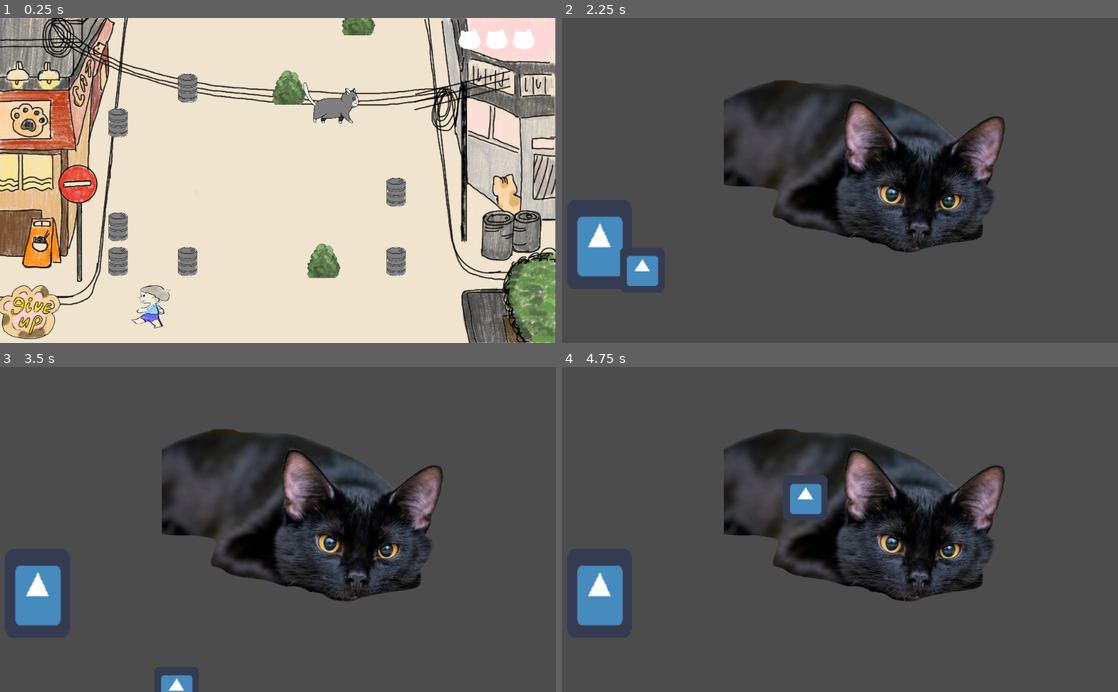
Above: before the commit, frames 1-4 (two rows, left to right).
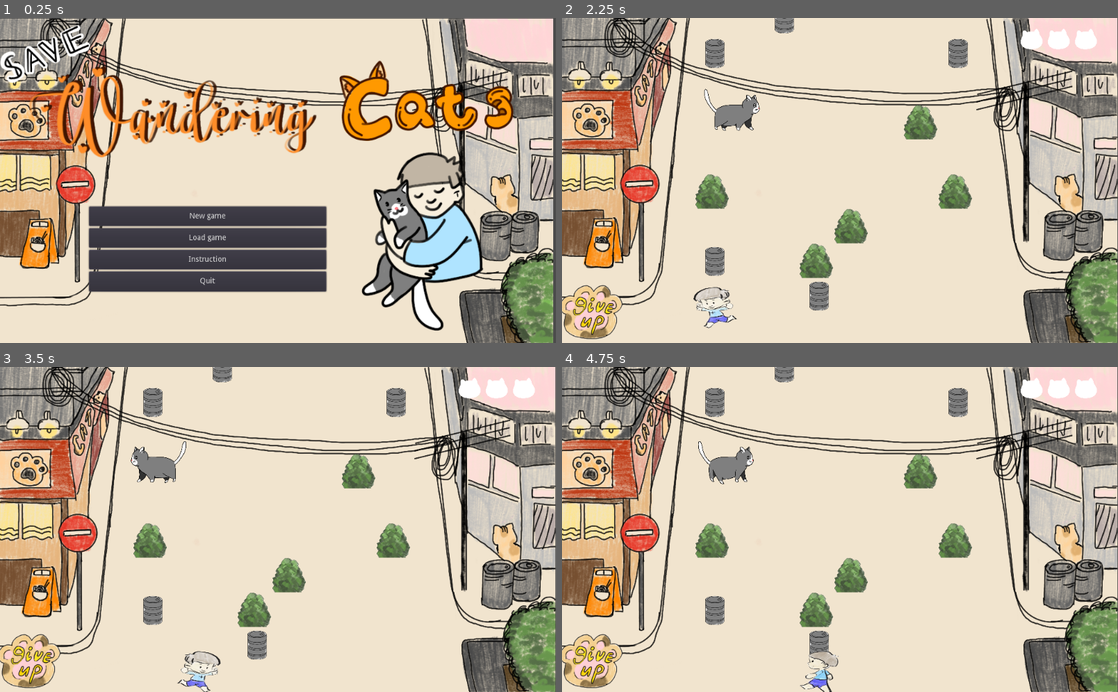
Above: after the commit, the same moments.

Repository: Baidadan67/Save-Wandering-Cats-Meow
Game: Godot game, scene res://Scene/Title/TitleRoom.tscn
The game is run twice, just before and just after one commit, with the same random seed, the same clock (stepped at 60 frames per second) and the same inputs. Before the commit the project starts from res://Scene/Outside/OutsideRoom.tscn. The engine's default icon, where the game draws it, is replaced by a stand-in: a white triangle on a blue panel in a dark square.
Inputs (mouse positions are in pixels of both pictures, inside the frame that each line leads up to):
- Up to frame 1 (0.25 s): no input
- Up to frame 2 (2.25 s): click (767, 216) at 0.5 s, where only the run after the commit has a clickable "New game"; tap Enter (ui_accept) at 1.25, 1.52 s; move the mouse to (589, 313) at 1.27 s; hold Right (ui_right) 1.28-2.03 s; hold Space (ui_select) 1.28-2.03 s; click (589, 313) at 1.42 s; move the mouse to (728, 196) at 2.02 s; hold Down (ui_down) from 2.03 s (still down); tap Space (ui_select) at 2.1 s
- Up to frame 3 (3.5 s): tap Enter (ui_accept) at 2.27 s; move the mouse to (333, 458) at 2.77 s; release Down (ui_down) at 2.78 s; hold Right (ui_right) from 2.78 s (still down); hold Space (ui_select) from 2.78 s (still down)
- Up to frame 4 (4.75 s): move the mouse to (812, 594) at 3.52 s; release Right (ui_right) at 3.53 s; release Space (ui_select) at 3.53 s; hold Up (ui_up) 3.53-4.28 s; tap Space (ui_select) at 3.6 s; click (812, 594) at 3.67 s; tap Enter (ui_accept) at 3.77, 4.52 s; move the mouse to (1006, 578) at 4.27 s; hold Left (ui_left) from 4.28 s (still down); hold Space (ui_select) from 4.28 s (still down)

The runs differ from the first frame. In frame 1, 43% of the frame differs, in the area x 0-100%, y 0-100%; in frame 2, 96%; in frame 3, 96%; in frame 4, 96%.

Commit message:
Set title to main

Diff:
--- a/project/Scene/Inside/scripts/door.gd
+++ b/project/Scene/Inside/scripts/door.gd
@@ -18,4 +18,4 @@
 func _process(delta):
 	if change_scene == true:
 		if Input.is_action_just_pressed("ui_select"):
-			get_tree().change_scene("res://Scene/Inside/outside_test.tscn")
+			get_tree().change_scene("res://Scene/Outside/OutsideRoom.tscn")
--- a/project/Scene/Outside/CatOutdoor.tscn
+++ b/project/Scene/Outside/CatOutdoor.tscn
@@ -46,7 +46,7 @@
 scale = Vector2( 0.2, 0.2 )
 frames = SubResource( 7 )
 animation = "walk"
-frame = 2
+frame = 1
 playing = true
 
 [node name="CatchArea" type="Area2D" parent="."]
--- a/project/project.godot
+++ b/project/project.godot
@@ -11,7 +11,7 @@
 [application]
 
 config/name="Save Wandering Cats"
-run/main_scene="res://Scene/Outside/OutsideRoom.tscn"
+run/main_scene="res://Scene/Title/TitleRoom.tscn"
 config/icon="res://Sprite/icon.png"
 
 [display]
